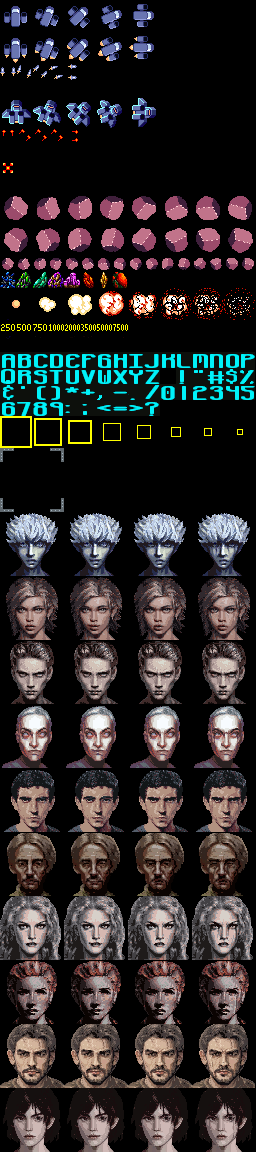
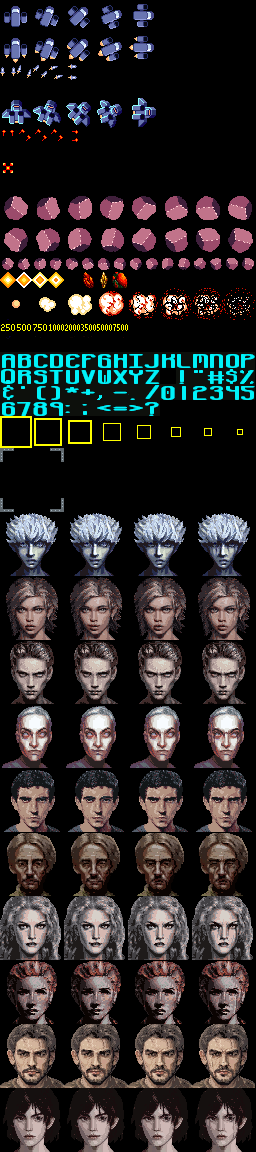
The second w=256, h=1152 image is a revision of the first. Changes to its layers:
painted on "Background" over [0, 272, 80, 288]
